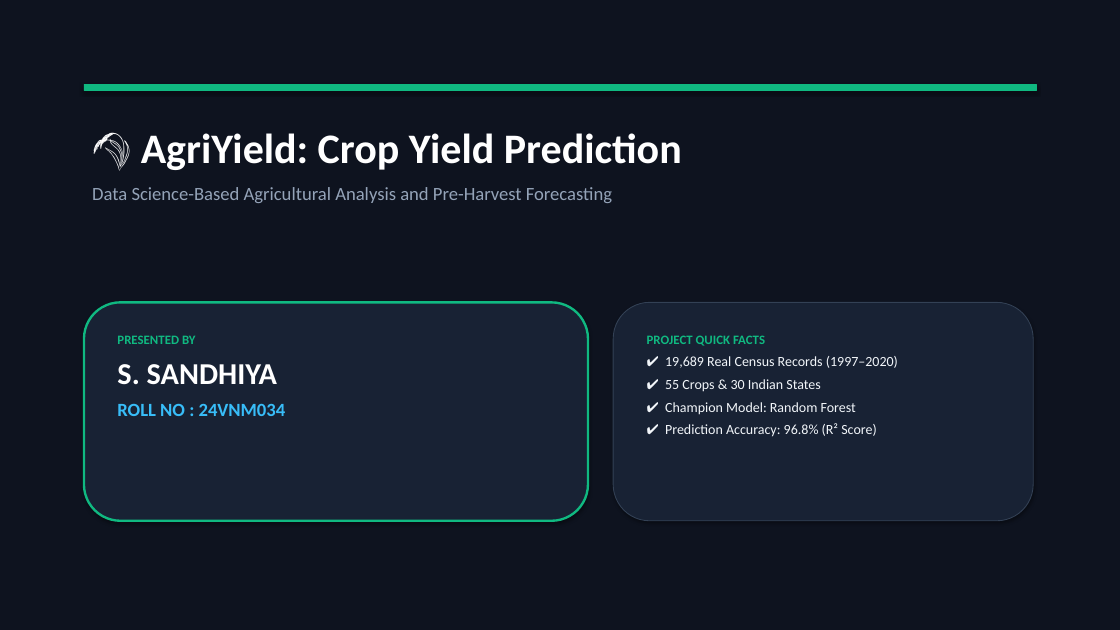
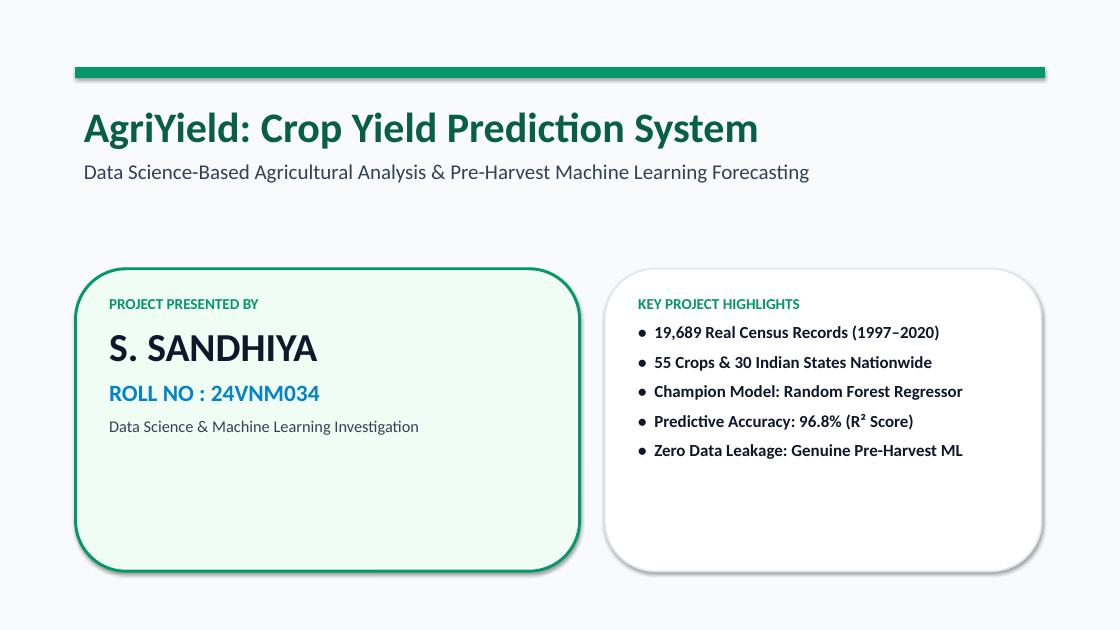
Before and after one commit to deva-2006/AgriYield, a slide deck: slide 1 of AgriYield_Presentation.pptx. Drawn at 1120x630 pixels with LibreOffice and Linux fonts; fonts in the diff are those of the drawing. Boxes give left, top, right and bottom in pixels: in the first picture for what was removed or moved away, otherwise in the second. Text is boxed around its words. In the diff, an @@ line names an element or a change of style, - is before the commit and + after.

Commit message:
Update presentation to clean Light Theme with large fonts and high contrast

```diff
--- a/AgriYield_Presentation.pptx
+++ b/AgriYield_Presentation.pptx
@@ background #0E131F to #F8FAFC @@
@@ rectangle: place and size @@
-rectangle at <box>84,84,1036,91</box>
+rectangle at <box>76,67,1044,77</box>
@@ rectangle at <box>76,67,1044,77</box>: fill #10B981 to #059669; outline #10B981 0.75 pt to #059669 0.75 pt @@
@@ text at <box>84,112,809,183</box>: text changed; size 16 to 18 pt; text colour #94A3B8 to #334155 @@
-🌾 AgriYield: Crop Yield Prediction
-Data Science-Based Agricultural Analysis and Pre-Harvest Forecasting
+AgriYield: Crop Yield Prediction System
+Data Science-Based Agricultural Analysis & Pre-Harvest Machine Learning Forecasting
@@ rounded rectangle: place and size @@
-rounded rectangle at <box>84,302,588,521</box>
+rounded rectangle at <box>76,269,580,571</box>
@@ rounded rectangle at <box>76,269,580,571</box>: fill #182234 to #F0FDF4; outline #10B981 2 pt to #059669 2.5 pt @@
@@ rounded rectangle: place and size @@
-rounded rectangle at <box>613,302,1033,521</box>
+rounded rectangle at <box>605,269,1042,571</box>
@@ rounded rectangle at <box>605,269,1042,571</box>: fill #182234 to #FFFFFF; outline #334155 0.75 pt to #E2E8F0 1.5 pt @@
@@ text "PROJECT PRESENTED BY": place and size @@
-text "PROJECT PRESENTED BY" at <box>117,335,286,416</box>
+text "PROJECT PRESENTED BY" at <box>109,299,419,435</box>
@@ text at <box>109,299,259,309</box>: text changed; size 11 to 13 pt; text colour #10B981 to #059669 @@
-PRESENTED BY
+PROJECT PRESENTED BY
@@ text at <box>638,299,963,459</box>: text changed; size 12 to 14.5 pt; text colour #F1F5F9 to #0F172A; bold on @@
-PROJECT QUICK FACTS
-✔ 19,689 Real Census Records (1997–2020)
-✔ 55 Crops & 30 Indian States
-✔ Champion Model: Random Forest
-✔ Prediction Accuracy: 96.8% (R² Score)
+KEY PROJECT HIGHLIGHTS
+• 19,689 Real Census Records (1997–2020)
+• 55 Crops & 30 Indian States Nationwide
+• Champion Model: Random Forest Regressor
+• Predictive Accuracy: 96.8% (R² Score)
+• Zero Data Leakage: Genuine Pre-Harvest ML
@@ text at <box>109,335,320,401</box>: size 26 to 34 pt, text colour #FFFFFF to #0F172A in "S. SANDHIYA"; size 16 to 20 pt, text colour #38BDF8 to #0284C7 in "ROLL NO : 24VNM034"; more space between paragraphs @@
@@ text at <box>109,420,419,435</box>: paragraph added @@
+Data Science & Machine Learning Investigation
```
Also in this commit, not shown: 5 other slides changed, 1 other file.
